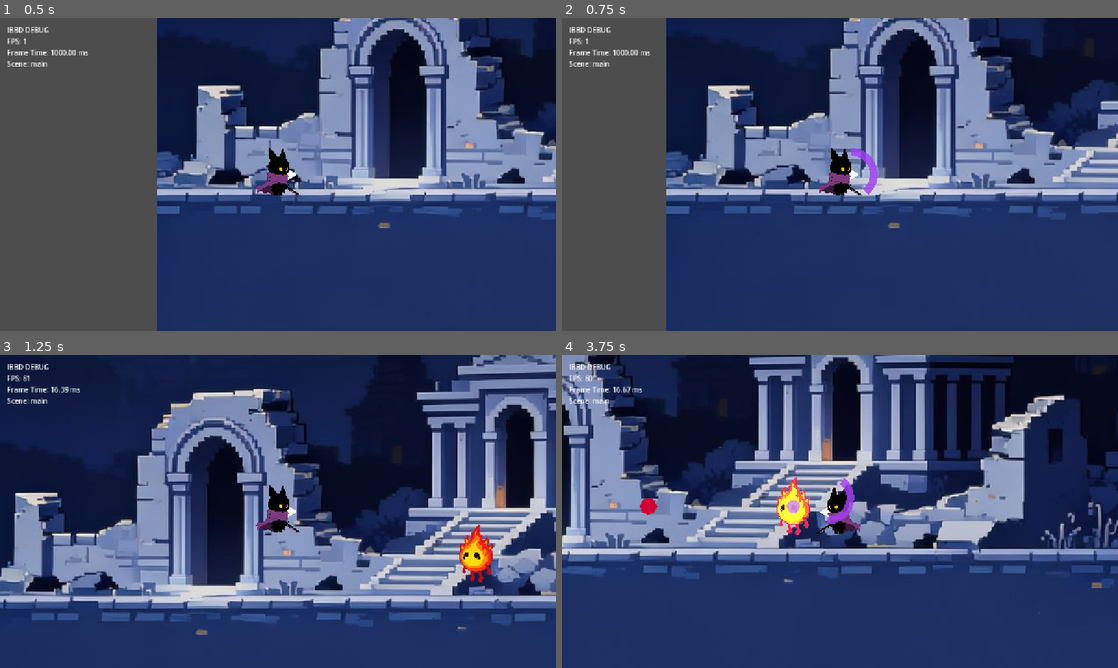
Above: before the commit, frames 1-4 (two rows, left to right).
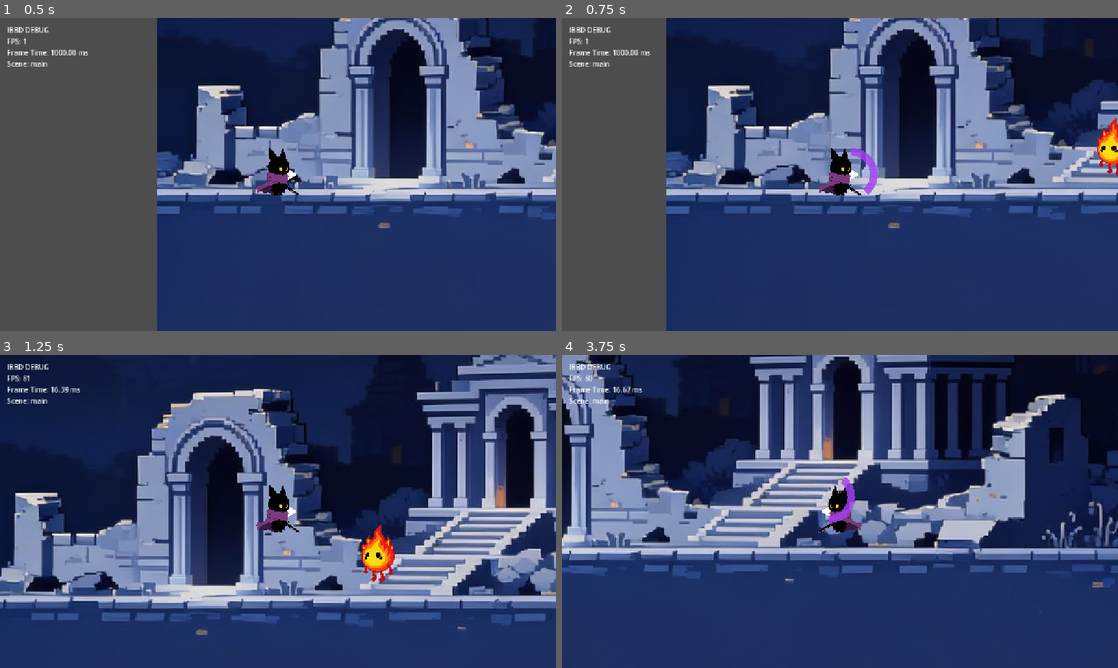
Above: after the commit, the same moments.

Repository: yunjeonghwan01-max/LongRunProject-Voider
Game: Godot game, scene res://_scenes/main.tscn
Same seed, same stepped clock (60 frames per second), same inputs: the game is played once before the commit and once after it.
Inputs (mouse positions are in pixels of both pictures, inside the frame that each line leads up to):
- Up to frame 1 (0.5 s): no input
- Up to frame 2 (0.75 s): tap Enter at 0.5 s; move the mouse to (962, 158) at 0.52 s; hold Right (player_move_right) from 0.53 s (still down); tap X (player_attack) at 0.6 s; click (962, 158) at 0.67 s
- Up to frame 3 (1.25 s): keep holding Right (player_move_right); tap Z (player_jump) at 0.77 s
- Up to frame 4 (3.75 s): move the mouse to (728, 527) at 1.27 s; release Right (player_move_right) at 1.28 s; hold Left (player_move_left) 1.28-2.03 s; tap X (player_attack) at 1.35, 2.3, 3.05, 3.6 s; tap Z (player_jump) at 1.52, 3.02 s; move the mouse to (895, 442) at 2.02 s; hold Right (player_move_right) 2.03-3.53 s; tap A (player_counter) at 2.1 s; move the mouse to (812, 574) at 2.77 s; tap C (player_dash) at 2.85 s; click (812, 574) at 2.92 s; move the mouse to (1006, 558) at 3.52 s; hold Left (player_move_left) from 3.53 s (still down)

Frame 1 is identical in both runs. In frame 2, 0.4% of the frame differs, in the area x 96-100%, y 32-51%; in frame 3, 1.4%; in frame 4, 10%, in the area x 0-100%, y 0-75%.

Commit message:
fix: 충돌 레이어 재설계 및 바디/트리거 분리, 프로젝트 감사 문서 추가
- project.godot에 2D 물리 레이어 이름 정의 (world / player_body / enemy_body /
  player_attack / enemy_hurtbox / player_hurtbox / enemy_attack)
- systems/physics/collision_layers.gd: CollisionLayers 비트마스크 상수
- player/test_enemy: 지형 전용 바디(mask=world)와 hurtbox(Area2D) 분리 →
  적이 플레이어를 벽으로 인식하던 문제 해결
- player attack_hitbox / windblast 레이어·마스크를 새 체계에 맞춤
- ranged_attack LOS 마스크를 WORLD로 변경 (기존엔 빈 layer 2를 보고 있었음)
- main.tscn player 인스턴스의 collision_layer=1 오버라이드 제거
- test_enemy: CharacterBody2D 기반 좌우 이동 + 벽 반전 + 스프라이트 반전
- PROJECT_AUDIT.md: 현재 구현 전체 평가 및 리팩토링 제안

Co-Authored-By: Claude Opus 5.5 <noreply@anthropic.com>

Diff:
--- a/_scenes/main.tscn
+++ b/_scenes/main.tscn
@@ -16,7 +16,7 @@
 [node name="game" type="Node2D" parent="." unique_id=1636911038]
 
 [node name="platform_tilemap" type="TileMapLayer" parent="game" unique_id=1298100175]
-tile_map_data = PackedByteArray("AAAJABUAAQAAAAAAAAAKABUAAQA …(672 unchanged characters)… AAAAAAAAiAA8AAQAAAAAAAAAiAA4AAQAAAAAAAAA=")
+tile_map_data = PackedByteArray("AAAJABUAAQAAAAAAAAAKABUAAQA …(672 unchanged characters)… AAAAAAAAiAA8AAQAAAAAAAAAiAA4AAQAAAAAAAAABAA0AAQAAAAAAAAAiAA0AAQAAAAAAAAA=")
 tile_set = ExtResource("5_tileset")
 
 [node name="player" parent="game" unique_id=371344911 instance=ExtResource("3_player")]
--- a/_scenes/test_enemy.tscn
+++ b/_scenes/test_enemy.tscn
@@ -2,6 +2,12 @@
 
 [ext_resource type="Script" uid="uid://ptkfln2kc6as" path="res://_scripts/test_enemy.gd" id="1_enemy"]
 [ext_resource type="Texture2D" uid="uid://bcaydmioulg7v" path="res://_assets/sprites/tem_ai_assets/enemy.png" id="2_78io2"]
+
+[sub_resource type="RectangleShape2D" id="RectangleShape2D_body"]
+size = Vector2(40, 60)
+
+[sub_resource type="RectangleShape2D" id="RectangleShape2D_hurtbox"]
+size = Vector2(40, 60)
 
 [sub_resource type="SpriteFrames" id="SpriteFrames_dfdtf"]
 animations = [{
@@ -14,25 +20,26 @@
 "speed": 5.0
 }]
 
-[sub_resource type="RectangleShape2D" id="RectangleShape2D_hurtbox"]
-size = Vector2(40, 60)
-
-[node name="test_enemy" type="Node2D" unique_id=52666884]
+[node name="test_enemy" type="CharacterBody2D" unique_id=1500168589]
+collision_layer = 4
 script = ExtResource("1_enemy")
 max_health = 99
+
+[node name="collision_shape" type="CollisionShape2D" parent="." unique_id=1977334621]
+shape = SubResource("RectangleShape2D_body")
+
+[node name="hurtbox" type="Area2D" parent="." unique_id=1131159925]
+collision_layer = 16
+collision_mask = 0
+monitoring = false
+
+[node name="collision_shape" type="CollisionShape2D" parent="hurtbox" unique_id=1480276193]
+shape = SubResource("RectangleShape2D_hurtbox")
 
 [node name="body" type="AnimatedSprite2D" parent="." unique_id=214879523]
 scale = Vector2(0.155, 0.155)
 sprite_frames = SubResource("SpriteFrames_dfdtf")
 animation = &"idle"
 
-[node name="hurtbox" type="Area2D" parent="." unique_id=1131159925]
-collision_layer = 8
-collision_mask = 0
-monitoring = false
-
-[node name="collision_shape" type="CollisionShape2D" parent="hurtbox" unique_id=1977334621]
-shape = SubResource("RectangleShape2D_hurtbox")
-
 [node name="attack_timer" type="Timer" parent="." unique_id=914661955]
 wait_time = 2.5
--- a/_scripts/test_enemy.gd
+++ b/_scripts/test_enemy.gd
@@ -1,16 +1,18 @@
-extends Node2D
+extends CharacterBody2D
 
 ## 카운터 시스템 검증용 최소 테스트 적.
-## 이동/체력/AI 없이, 일정 주기로 원거리 counterable attack만 발동한다.
+## 좌우로 이동하다 벽(WORLD)에 닿으면 방향을 바꾸고, 일정 주기로 원거리 counterable attack을 발동한다.
+##
+## 충돌 노드 분리 (레이어 정의: systems/physics/collision_layers.gd)
+##   - 루트 collision_shape: 지형 전용 바디 (layer ENEMY_BODY, mask WORLD) → 플레이어와는 부딪히지 않는다.
+##   - hurtbox (Area2D): 피격 트리거 (layer ENEMY_HURTBOX) → 플레이어 공격 판정만 받는다.
 
 const RANGED_ATTACK_SCENE := preload("res://systems/combat/ranged_attack.tscn")
 
 @export var attack_interval: float = 2.5
 @export var facing_direction: Vector2 = Vector2.LEFT
+@export var move_speed = 100
 @export var max_health: int = 3
-@export var move_distance: float = 0.0
-@export var move_timer: float = 0.0
-var move_time: float = 2.0
 var health: int
 
 var _knockback_tween: Tween = null
@@ -63,7 +65,7 @@
 	_flash_tween.tween_property(_body, "modulate", _body_original_modulate, 0.12)
 
 
-## 물리 바디가 없는 최소 테스트 적이므로, 짧은 Tween으로 위치를 살짝 밀어내는 것으로
+## 짧은 Tween으로 위치를 살짝 밀어내는 것으로
 ## 넉백을 대신한다. 다단히트로 연속 호출되어도 튀지 않도록 이전 넉백 Tween은 덮어쓴다.
 func _apply_knockback(knockback: Vector2) -> void:
 	if _knockback_tween and _knockback_tween.is_valid():
@@ -90,17 +92,16 @@
 	attack.global_position = global_position
 	get_parent().add_child(attack)
 
-func _set_facing_direction(new_direction: Vector2) -> void:
-	if new_direction == facing_direction:
-		return
-	facing_direction = new_direction
-	if _body:
-		_body.scale.x = facing_direction[0]
+func change_facing_dir():
+	facing_direction = -facing_direction
+	# 스프라이트 기본 방향이 왼쪽이므로, 오른쪽을 볼 때만 X 스케일을 뒤집는다.
+	var body_scale := _body.scale
+	body_scale.x = absf(body_scale.x) * (-1.0 if facing_direction.x > 0.0 else 1.0)
+	_body.scale = body_scale
 
-func _move(delta: float) -> void:
-	if move_timer <= 0:
-		move_distance = randi() % 100
-		move_timer = move_time
-	position += (move_distance / move_time) * facing_direction * delta
 
-	move_timer -= delta
+func _move(_delta: float) -> void:
+	velocity.x = facing_direction.x * move_speed
+	move_and_slide()
+	if is_on_wall():
+		change_facing_dir()
--- a/project.godot
+++ b/project.godot
@@ -106,6 +106,16 @@
 ]
 }
 
+[layer_names]
+
+2d_physics/layer_1="world"
+2d_physics/layer_2="player_body"
+2d_physics/layer_3="enemy_body"
+2d_physics/layer_4="player_attack"
+2d_physics/layer_5="enemy_hurtbox"
+2d_physics/layer_6="player_hurtbox"
+2d_physics/layer_7="enemy_attack"
+
 [physics]
 
 3d/physics_engine="Jolt Physics"
--- a/systems/combat/ranged_attack.gd
+++ b/systems/combat/ranged_attack.gd
@@ -10,7 +10,7 @@
 @export var max_lifetime: float = 4.0
 @export var direction_dot_threshold: float = 0.4
 @export var hit_distance: float = 20.0
-@export var los_collision_mask: int = 0b10  # layer 2 = walls/장애물 전용
+@export_flags_2d_physics var los_collision_mask: int = CollisionLayers.WORLD  # 시야는 지형만 가린다
 
 @export_group("Pre-Signal")
 @export var pre_signal_duration: float = 0.35
--- a/systems/combat/windblast.gd
+++ b/systems/combat/windblast.gd
@@ -69,10 +69,7 @@
 
 
 func _on_body_entered(body: Node) -> void:
-	# 발사자 본인의 물리 바디(플레이어)는 벽 레이어와 동일한 기본 레이어를 쓰므로 제외한다.
-	if body == attacker:
-		return
-	# 벽/지형 충돌 시 자연스럽게 소멸.
+	# mask가 WORLD만 포함하므로 여기로 들어오는 바디는 지형뿐이다. 벽/지형 충돌 시 자연스럽게 소멸.
 	print("[Windblast] hit terrain(%s), despawn" % body.name)
 	queue_free()
 
--- a/systems/combat/windblast.tscn
+++ b/systems/combat/windblast.tscn
@@ -6,8 +6,8 @@
 size = Vector2(44, 16)
 
 [node name="windblast" type="Area2D" unique_id=1139510944]
-collision_layer = 0
-collision_mask = 9
+collision_layer = 8
+collision_mask = 17
 monitorable = false
 script = ExtResource("1_windblast")
 
--- /dev/null
+++ b/systems/physics/collision_layers.gd
@@ -0,0 +1,26 @@
+class_name CollisionLayers
+
+## 2D 물리 레이어 비트마스크 정의. project.godot의 [layer_names]와 번호를 반드시 일치시킨다.
+##
+## 설계 원칙: "땅을 밟는 바디"와 "공격/피격 트리거"를 서로 다른 노드·레이어로 분리한다.
+##   - 바디(CharacterBody2D)는 WORLD만 mask → 플레이어/적 바디끼리는 서로 밀어내지 않는다.
+##   - 공격(Area2D)은 상대 진영의 HURTBOX만 mask → 바디/지형과는 무관하게 피격 판정만 한다.
+##   - 허트박스(Area2D)는 monitorable 전용(layer만, mask 0) → 스스로 감지하지 않고 감지'당'하기만 한다.
+##
+## | 레이어 | 이름            | 사용 노드                       | mask                |
+## |--------|-----------------|---------------------------------|---------------------|
+## | 1      | world           | TileMapLayer (지형/벽)          | -                   |
+## | 2      | player_body     | player (CharacterBody2D)        | WORLD               |
+## | 3      | enemy_body      | enemy (CharacterBody2D)         | WORLD               |
+## | 4      | player_attack   | player/attack_hitbox, windblast | ENEMY_HURTBOX (+WORLD: windblast 소멸용) |
+## | 5      | enemy_hurtbox   | enemy/hurtbox (Area2D)          | 0                   |
+## | 6      | player_hurtbox  | player/hurtbox (Area2D)         | 0                   |
+## | 7      | enemy_attack    | (예약) 적 근접/투사체 판정       | PLAYER_HURTBOX      |
+
+const WORLD := 1 << 0
+const PLAYER_BODY := 1 << 1
+const ENEMY_BODY := 1 << 2
+const PLAYER_ATTACK := 1 << 3
+const ENEMY_HURTBOX := 1 << 4
+const PLAYER_HURTBOX := 1 << 5
+const ENEMY_ATTACK := 1 << 6
--- a/systems/player/player.tscn
+++ b/systems/player/player.tscn
@@ -5,6 +5,9 @@
 [ext_resource type="Script" uid="uid://dkm0cbiaqjeox" path="res://_scripts/camera_shake.gd" id="3_camera_shake"]
 
 [sub_resource type="RectangleShape2D" id="RectangleShape2D_body"]
+size = Vector2(24, 48)
+
+[sub_resource type="RectangleShape2D" id="RectangleShape2D_hurtbox"]
 size = Vector2(24, 48)
 
 [sub_resource type="RectangleShape2D" id="RectangleShape2D_attack_hitbox"]
@@ -22,15 +25,24 @@
 }]
 
 [node name="player" type="CharacterBody2D" unique_id=914845965]
+collision_layer = 2
 script = ExtResource("1_player")
 
 [node name="collision_shape" type="CollisionShape2D" parent="." unique_id=1789582202]
 shape = SubResource("RectangleShape2D_body")
 
+[node name="hurtbox" type="Area2D" parent="." unique_id=1602935517]
+collision_layer = 32
+collision_mask = 0
+monitoring = false
+
+[node name="collision_shape" type="CollisionShape2D" parent="hurtbox" unique_id=1740318862]
+shape = SubResource("RectangleShape2D_hurtbox")
+
 [node name="attack_hitbox" type="Area2D" parent="." unique_id=977488697]
 position = Vector2(28, 0)
-collision_layer = 4
-collision_mask = 8
+collision_layer = 8
+collision_mask = 16
 monitoring = false
 monitorable = false
 
Not shown, added: systems/physics/collision_layers.gd.uid
Not shown, added: PROJECT_AUDIT.md
